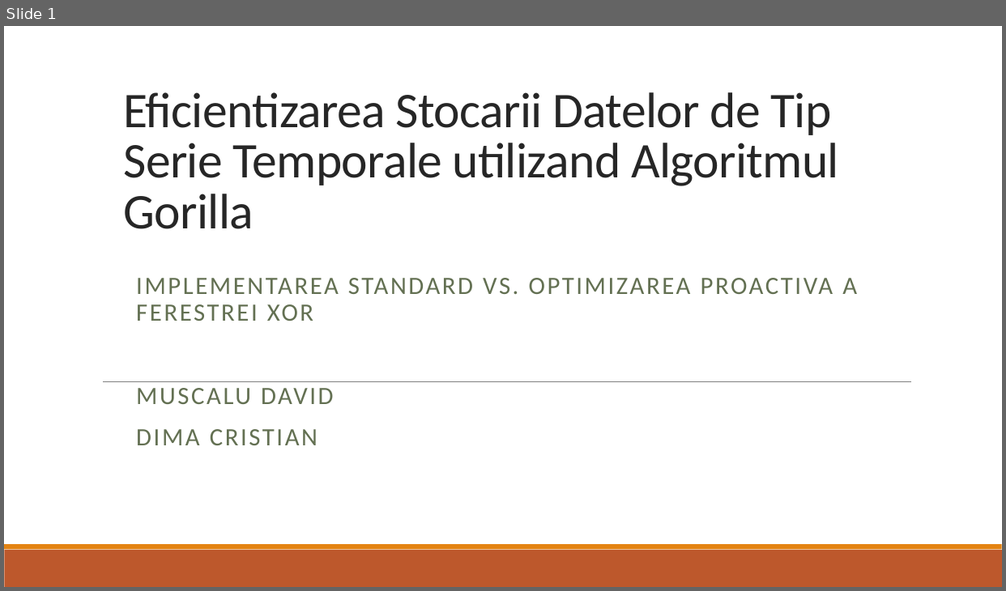
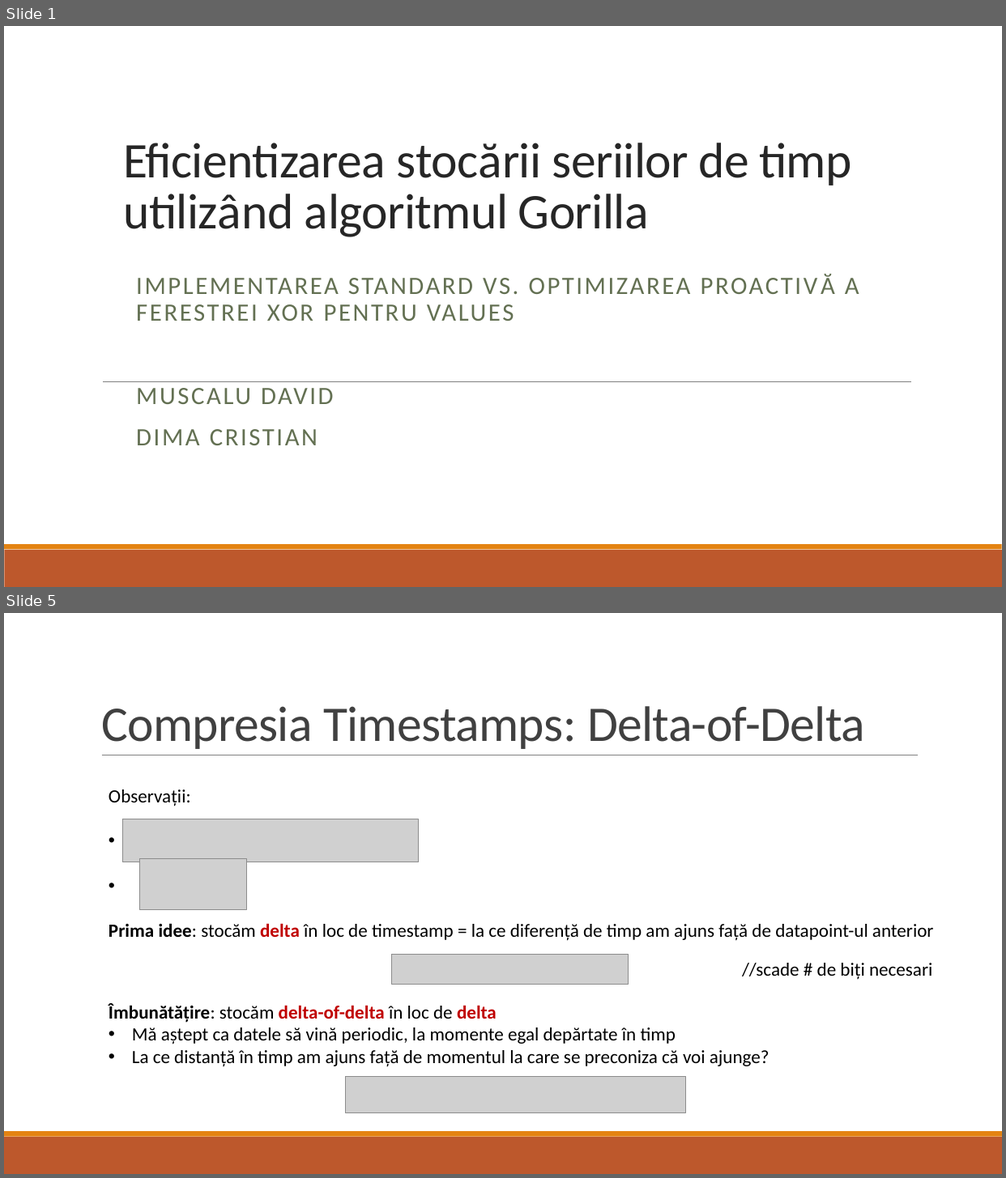
Before and after one commit to dimacul/PROIECT_PROCESAREA_SEMNALELOR, a slide deck: Eficientizarea Stocarii Datelor de Tip Serie Temporale utilizand.pptx. Shown one above the other, each under a label of ours: slide 1 before the commit, slides 1 and 5 after it; the slides between them are not shown. The pictures are 1006x591 and 1006x1178 pixels, drawn with LibreOffice and Linux fonts; fonts in the diff are those of the drawing; grey boxes stand for pictures. Boxes give left, top, right and bottom in pixels: in the first picture for what was removed or moved away, otherwise in the second. Text is boxed around its words. In the diff, an @@ line names an element or a change of style, - is before the commit and + after.

```diff
--- a/Eficientizarea Stocarii Datelor de Tip Serie Temporale utilizand.pptx
+++ b/Eficientizarea Stocarii Datelor de Tip Serie Temporale utilizand.pptx
@@ slide 5 added at (x1=4, y1=613, x2=1002, y2=1174), background #FFFFFF; not listed: 2 template elements that a slide beside it also shows @@
@@ title added at (x1=101, y1=706, x2=865, y2=749), 48 pt, text #404040 @@
+Compresia Timestamps: Delta-of-Delta
@@ line added from (102, 756) to (918, 756), #808080 0.5 pt @@
@@ text added at (x1=108, y1=790, x2=934, y2=941), 18 pt, text #000000 @@
+Observații:
+Prima idee: stocăm delta în loc de timestamp = la ce diferență de timp am ajuns față de datapoint-ul anterior
@@ picture added at (x1=123, y1=820, x2=419, y2=862) @@
@@ picture added at (x1=140, y1=859, x2=247, y2=910) @@
@@ picture added at (x1=392, y1=954, x2=629, y2=984) @@
@@ text added at (x1=742, y1=963, x2=932, y2=979), 18 pt, text #000000 @@
+//scade # de biți necesari
@@ text added at (x1=108, y1=1003, x2=769, y2=1067), 18 pt, text #000000 @@
+Îmbunătățire: stocăm delta-of-delta în loc de delta
+• Mă aștept ca datele să vină periodic, la momente egal depărtate în timp
+• La ce distanță în timp am ajuns față de momentul la care se preconiza că voi ajunge?
@@ picture added at (x1=345, y1=1076, x2=686, y2=1113) @@
@@ slide 1 changed as well @@
@@ title at (x1=123, y1=143, x2=851, y2=237): text changed @@
-Eficientizarea Stocarii Datelor de Tip Serie Temporale utilizand Algoritmul Gorilla
+Eficientizarea stocării seriilor de timp utilizând algoritmul Gorilla
@@ subtitle at (x1=136, y1=278, x2=859, y2=321): text changed @@
-IMPLEMENTAREA STANDARD VS. OPTIMIZAREA PROACTIVA A FERESTREI XOR
+IMPLEMENTAREA STANDARD VS. OPTIMIZAREA PROACTIVĂ A FERESTREI XOR PENTRU VALUES
```
Also in this commit, not shown: 21 other slides added, 8 slides removed, 6 other files.
